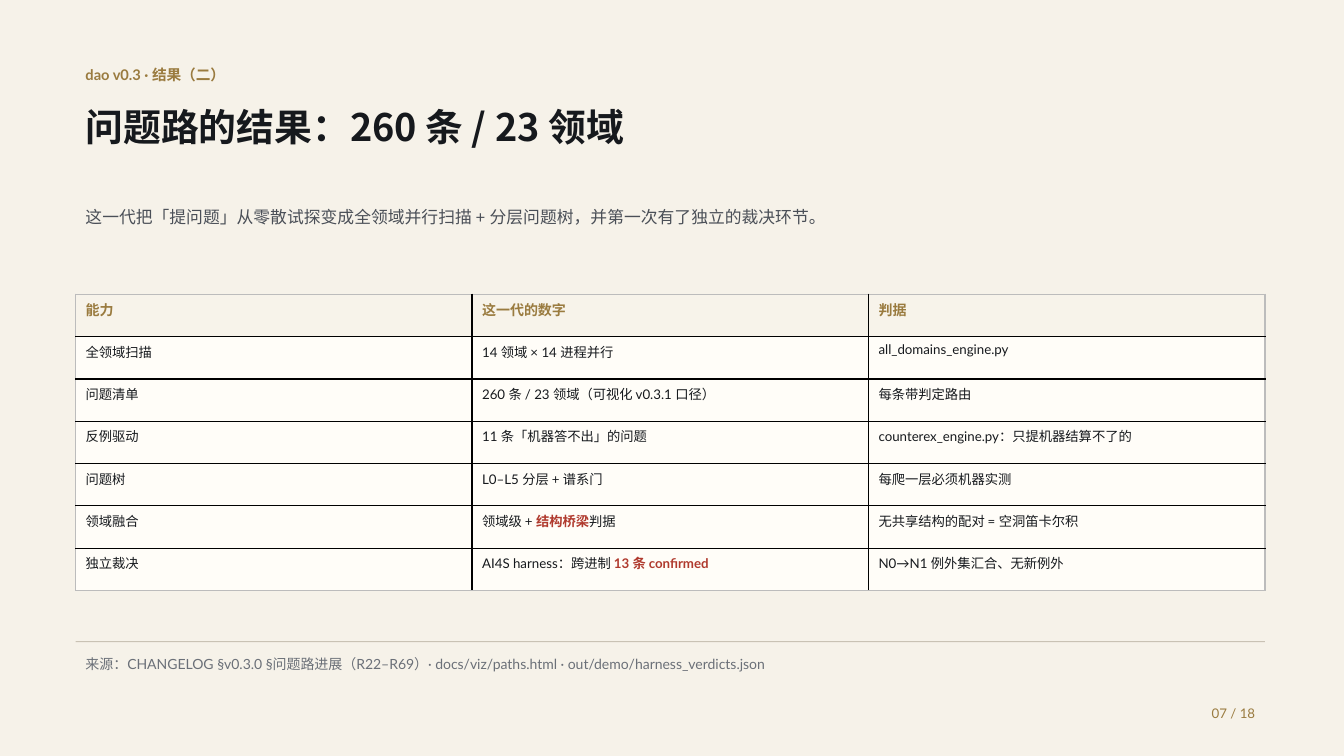
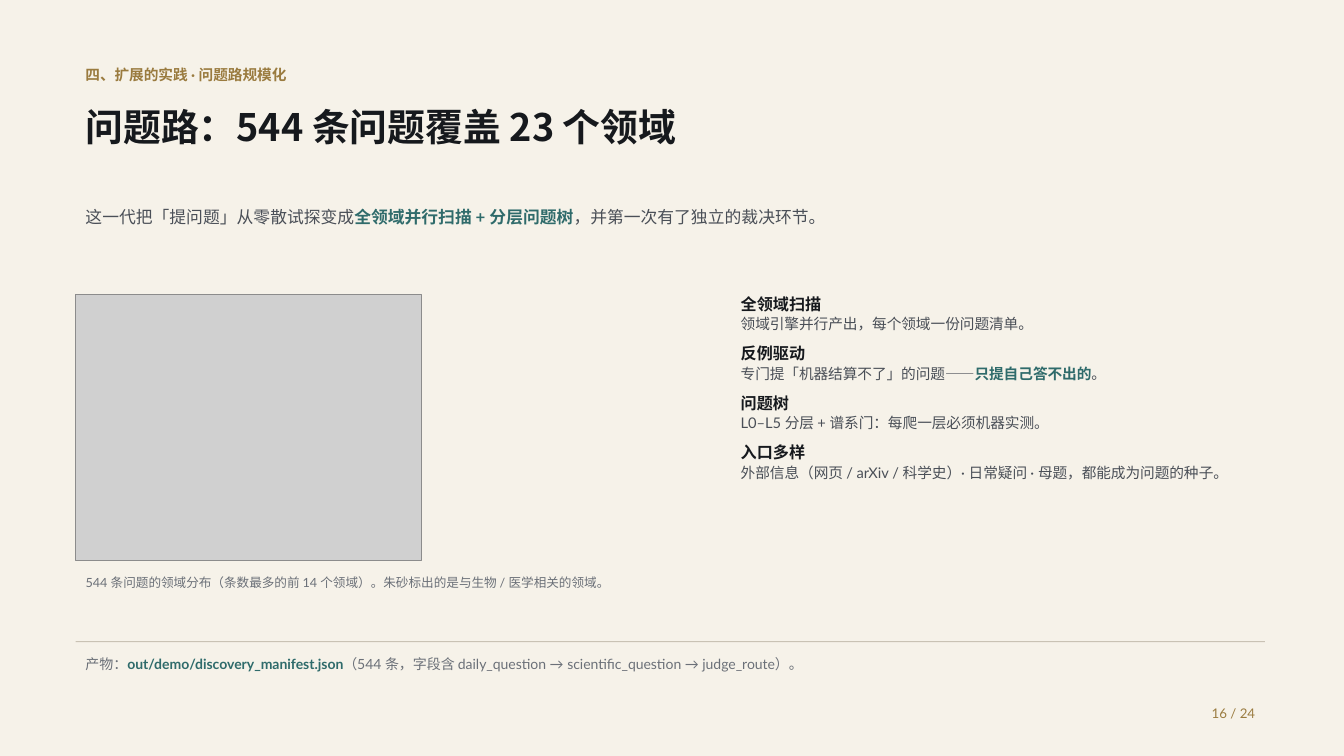
Before and after one commit to shikunpneg/ask-dao, a slide deck: slide 16 of docs/ppt/ask-dao-biomed-deck.pptx (slide 7 before the commit). Drawn at 1344x756 pixels with LibreOffice and Linux fonts; fonts in the diff are those of the drawing; grey boxes stand for pictures. Boxes give left, top, right and bottom in pixels: in the first picture for what was removed or moved away, otherwise in the second. Text is boxed around its words. In the diff, an @@ line names an element or a change of style, - is before the commit and + after.

Commit message:
PPT 按真实口径重做：真问句 + 新知识 + dao-v0.3 是提问微调模型（24 页）
用户指出三处我理解错了，已全部改到页面上：
1. 「真实的问题」要问句原文 —— 新增一页「机器提出的问题，长什么样」，
   三条方法学追问的 statement 直接从 out/biomed_demo/problems_paper.json 读，
   一字不改（spec 里不手写问句，防止复述走样）。
2. 「dao 模型在生物医学的实践」= dao-v 0.3 这个专门用来提问的微调模型，
   不是系统那一代。§3 重写为：RFT 后训练模型 + ModelScope studio 真实界面
   + 它现场生成的三个问句（原句）+ Holdout 0.7113 vs 0.6888（头对 3:2:7）
   + 两条能力边界（只做生物医学 / 只提问不判定）。
   原先「系统那一代」的内容（544 条 / 23 领域、15 进制裁决、想象路五步）
   移入 §4 扩展的实践。
3. 用用户给的三张真实图：studio 界面（§3）、系统架构图（§1）、道 logo（封面）。

封面按用户改写的文案重写（并修正「两种种」→「两种」）：
已有的 AI4S 生态擅长解决问题，但「问题从哪来」长期空缺。

新增 tools/deck_figs.py 里的白话版 E-value 图：不再画「HR vs E-value」两组条
让人自己对照，而是直接回答「要推翻这条结论，隐藏因素得多强」，
并把三条结论的强弱差别画出来（1.67 站得住 / 2.34 最稳 / 1.16 几乎站不住）。

正式交付文件改回规范名 docs/ppt/ask-dao-biomed-deck.{pptx,pdf}
（之前的 ask-dao-report.* 是 PowerPoint 占用时的临时名，已停止跟踪）。

```diff
--- a/docs/ppt/ask-dao-biomed-deck.pptx
+++ b/docs/ppt/ask-dao-biomed-deck.pptx
@@ text at <box>85,67,287,81</box>: text changed @@
-dao v0.3 · 结果（二）
+四、扩展的实践 · 问题路规模化
@@ text at <box>85,109,676,145</box>: text changed @@
-问题路的结果：260 条 / 23 领域
+问题路：544 条问题覆盖 23 个领域
@@ text "这一代把「提问题」从零散试探变成全领域并行扫描 + 分层问题树，并第一次有了独立的裁决环节。" at <box>85,208,825,225</box>: text colour #4A4F57 to #2F6B6B, bold on in "这一代把「提问题」从零散试探变成全领域并行扫描 + 分层问题树，并第一次有了独立的裁决环节。" @@
@@ table removed at <box>76,294,1264,591</box>, 7 rows, 3 columns @@
-能力 | 这一代的数字 | 判据
-全领域扫描 | 14 领域 × 14 进程并行 | all_domains_engine.py
-问题清单 | 260 条 / 23 领域（可视化 v0.3.1 口径） | 每条带判定路由
-反例驱动 | 11 条「机器答不出」的问题 | counterex_engine.py：只提机器结算不了的
-问题树 | L0–L5 分层 + 谱系门 | 每爬一层必须机器实测
-领域融合 | 领域级 + 结构桥梁判据 | 无共享结构的配对 = 空洞笛卡尔积
-独立裁决 | AI4S harness：跨进制 13 条 confirmed | N0→N1 例外集汇合、无新例外
@@ picture added at <box>76,294,421,561</box> @@
@@ text added at <box>741,296,1228,480</box>, 10.5 pt, text #4A4F57 @@
+全领域扫描
+领域引擎并行产出，每个领域一份问题清单。
+反例驱动
+专门提「机器结算不了」的问题——只提自己答不出的。
+问题树
+L0–L5 分层 + 谱系门：每爬一层必须机器实测。
+入口多样
+外部信息（网页 / arXiv / 科学史）· 日常疑问 · 母题，都能成为问题的种子。
@@ text added at <box>86,576,610,588</box>, 9 pt, text #6B7078 @@
+544 条问题的领域分布（条数最多的前 14 个领域）。朱砂标出的是与生物 / 医学相关的领域。
@@ text at <box>85,657,802,672</box>: text changed @@
-来源：CHANGELOG §v0.3.0 §问题路进展（R22–R69）· docs/viz/paths.html · out/demo/harness_verdicts.json
+产物：out/demo/discovery_manifest.json（544 条，字段含 daily_question → scientific_question → judge_route）。
@@ text at <box>1212,708,1255,718</box>: text changed @@
-07 / 18
+16 / 24
```
Also in this commit, not shown: 13 other slides changed, 10 slides added, 4 slides removed, 37 other files.
